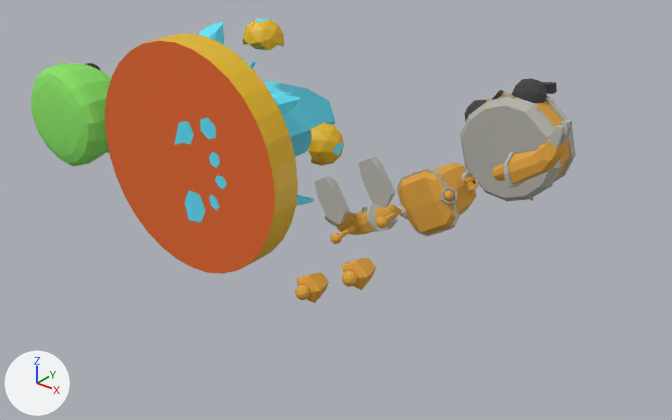
What one commit did to the glTF model models/mmi2.gltf.
Rendered twice from a camera (50 mm lens) standing at (4.84, -4.22, 2.7) and looking at (0.8, 0.82, -0.43). The axes (+X, +Y, +Z) are drawn at lower left. The lights are the same throughout. Where no turn or scale is listed for an object, it has been applied to the vertices.

Script lines for the objects in view, before the commit:
```python
ob_arm_l = bpy.data.objects.new('Arm.L', me_cylinder_006)
ob_arm_l.location = (2.109, 0.786, 0.25)
ob_arm_r = bpy.data.objects.new('Arm.R', me_cylinder_002)
ob_arm_r.location = (1.11, 0.806, -0.371)
ob_foot_l = bpy.data.objects.new('Foot.L', me_cylinder_023)
ob_foot_l.location = (1.777, 0.126, 0.348)
ob_hand_r = bpy.data.objects.new('Hand.R', me_cylinder_001)
ob_hand_r.location = (0.0, 0.0, 0.0)
ob_head = bpy.data.objects.new('Head', me_cylinder_005)
ob_head.location = (1.734, 1.967, 0.021)
ob_leg_l = bpy.data.objects.new('Leg.L', me_cylinder_025)
ob_leg_l.location = (1.89, 0.002, 0.17)
ob_lowerleg_l = bpy.data.objects.new('LowerLeg.L', me_cylinder_024)
ob_lowerleg_l.location = (1.955, -0.475, 0.066)
ob_lowerleg_r = bpy.data.objects.new('LowerLeg.R', me_cylinder_020)
ob_lowerleg_r.location = (1.6, -0.475, -0.159)
ob_shoulder_l = bpy.data.objects.new('Shoulder.L', me_cylinder_007)
ob_shoulder_l.location = (1.966, 0.812, 0.128)
# also in view: 'Slime' at (-1.53, 0.32, 0.0); 'Foot.R' at (1.41, 0.03, 0.15); 'Base' at (0.06, 0.83, 0.07); 'Torso' at (1.75, 0.81, 0.0); 'Hand.L' at (2.37, 0.83, 0.46)
```
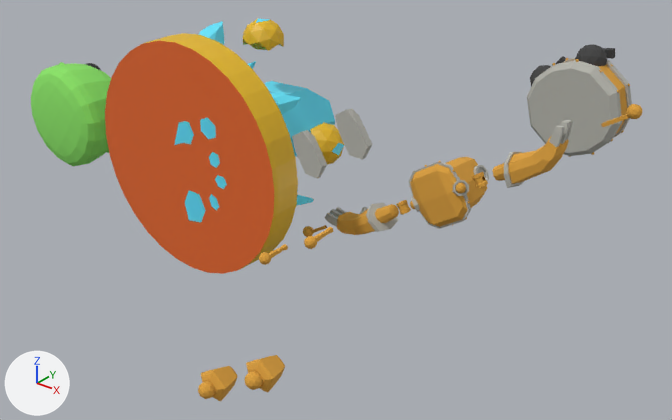
The newer file is also rescaled (x0.5) as a whole; pictures and numbers use the older file's frame.

Where the change shows, as pixel boxes (x1, y1, x2, y2) in the pictures (672 x 420 px):
'Head', moved
    before: (460, 78, 576, 202)
    after: (527, 44, 632, 157)
'Torso', moved
    before: (396, 163, 478, 236)
    after: (408, 157, 489, 229)
'Foot.L', moved
    before: (358, 157, 396, 208)
    after: (335, 109, 372, 160)
'Foot.R', moved
    before: (314, 176, 349, 224)
    after: (292, 130, 327, 179)
'LowerLeg.L', moved
    before: (342, 258, 376, 290)
    after: (244, 355, 285, 392)
'LowerLeg.R', moved
    before: (295, 272, 329, 303)
    after: (198, 366, 237, 401)
'Leg.L', moved
    before: (376, 208, 402, 228)
    after: (304, 227, 333, 249)
'Leg.R', moved
    before: (331, 225, 356, 244)
    after: (259, 244, 288, 265)
'Arm.L', moved
    before: (537, 144, 545, 150)
    after: (601, 104, 642, 127)
'Shoulder.L', moved
    before: (463, 175, 479, 191)
    after: (472, 172, 488, 188)
'Arm.R', moved
    before: (354, 212, 362, 218)
    after: (303, 225, 327, 237)

Edits to the bpy script that builds the scene:
```text
Change ob_foot_l:
    ob_foot_l.location: (1.777, 0.126, 0.348) -> (1.602, 0.115, 0.624)
Change ob_head:
    ob_head.location: (1.734, 1.967, 0.021) -> (1.72, 3.077, 0.037)
Change ob_arm_l:
    ob_arm_l.location: (2.109, 0.786, 0.25) -> (2.644, 0.781, 0.634)
Change ob_shoulder_l:
    ob_shoulder_l.location: (1.966, 0.812, 0.128) -> (2.037, 0.81, 0.173)
Change ob_arm_r:
    ob_arm_r.location: (1.11, 0.806, -0.371) -> (0.604, 0.8, -0.646)
Change ob_lowerleg_l:
    ob_lowerleg_l.location: (1.955, -0.475, 0.066) -> (2.05, -1.387, -0.083)
Change ob_leg_l:
    ob_leg_l.location: (1.89, 0.002, 0.17) -> (1.832, -0.6, 0.261)
Change ob_lowerleg_r:
    ob_lowerleg_r.location: (1.6, -0.475, -0.159) -> (1.694, -1.387, -0.308)
Change ob_leg_r:
    ob_leg_r.location: (1.536, 0.002, -0.058) -> (1.478, -0.601, 0.034)
Change ob_torso:
    ob_torso.location: (1.754, 0.846, -0.006) -> (1.754, 0.995, -0.006)
Change ob_foot_r:
    ob_foot_r.location: (1.421, 0.126, 0.123) -> (1.247, 0.115, 0.399)
```
